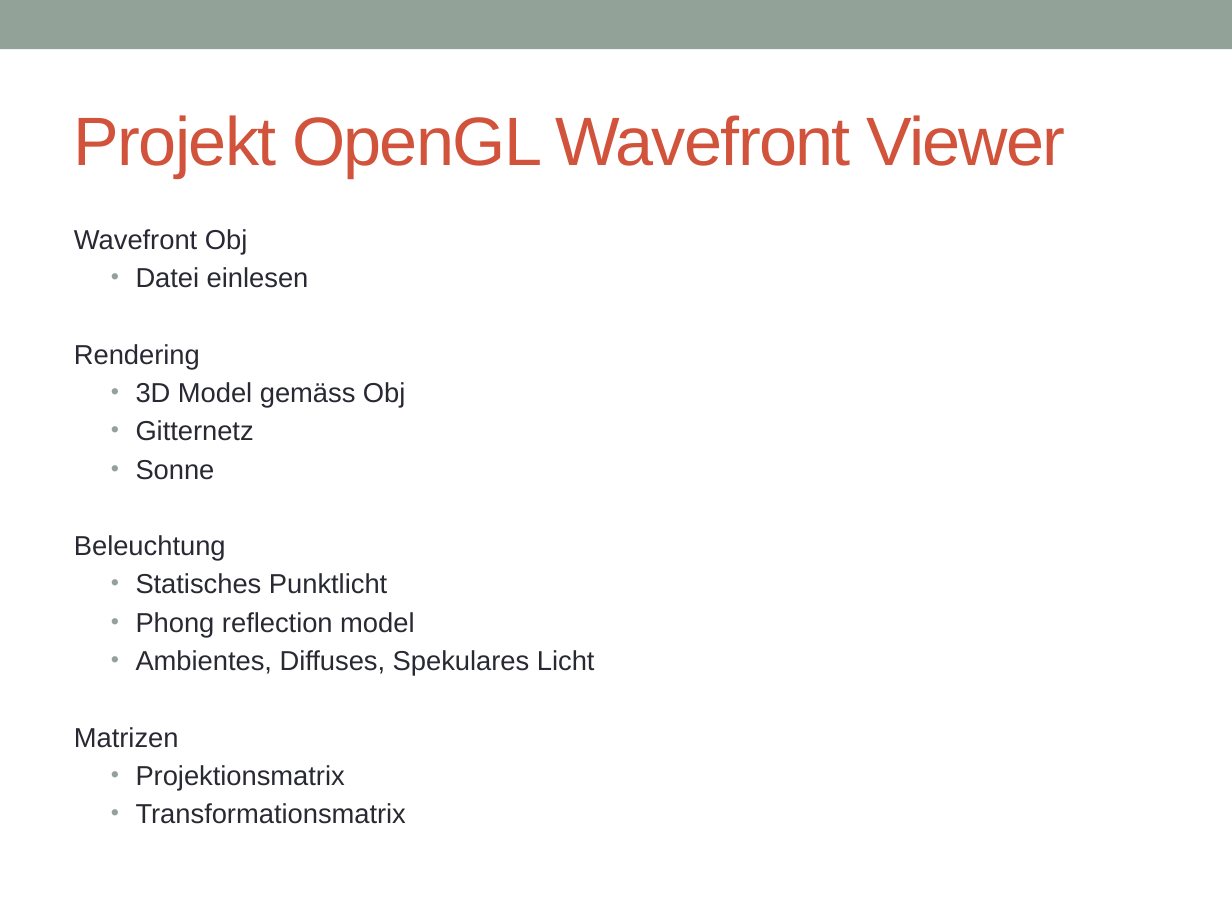
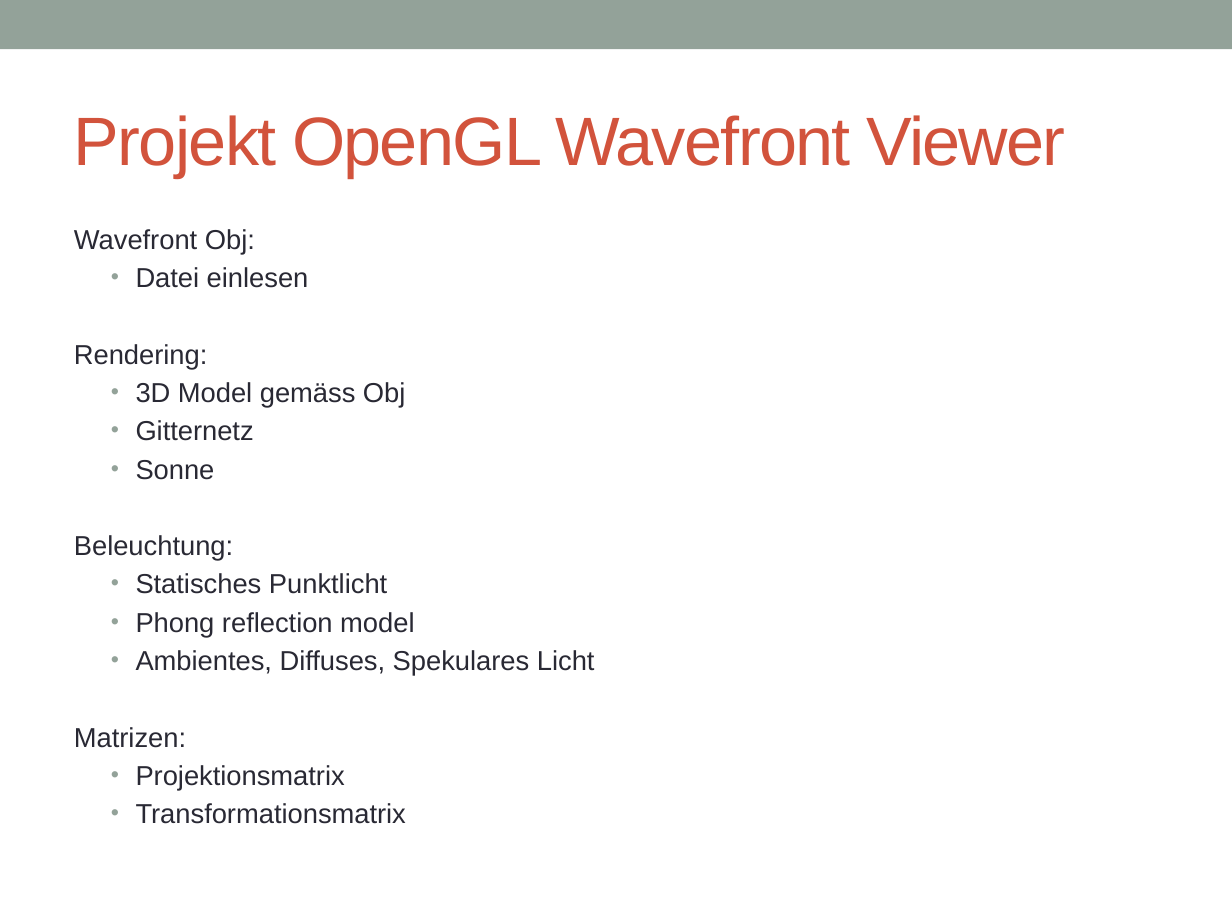
Before and after one commit to joe1990/OpenGl3DModelViewer, a slide deck: slide 2 of präsi-projekt-obj-geom.pptx (slide 3 before the commit). Drawn at 1232x924 pixels with LibreOffice and Linux fonts; fonts in the diff are those of the drawing. Boxes give left, top, right and bottom in pixels: in the first picture for what was removed or moved away, otherwise in the second. Text is boxed around its words. In the diff, an @@ line names an element or a change of style, - is before the commit and + after.

```diff
--- a/präsi-projekt-obj-geom.pptx
+++ b/präsi-projekt-obj-geom.pptx
@@ text at [74, 229, 255, 254]: text changed @@
-Wavefront Obj
+Wavefront Obj:
@@ text at [74, 344, 207, 369]: text changed @@
-Rendering
+Rendering:
@@ text at [74, 535, 233, 561]: text changed @@
-Beleuchtung
+Beleuchtung:
@@ text at [74, 727, 186, 748]: text changed @@
-Matrizen
+Matrizen:
```
Also in this commit, not shown: 3 other slides changed.
